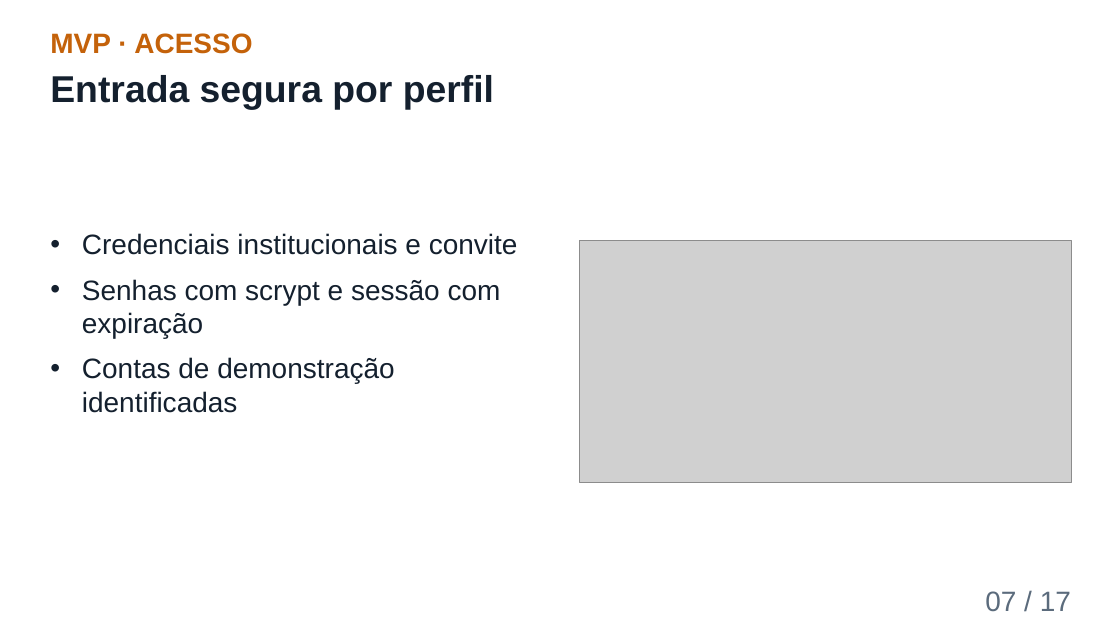
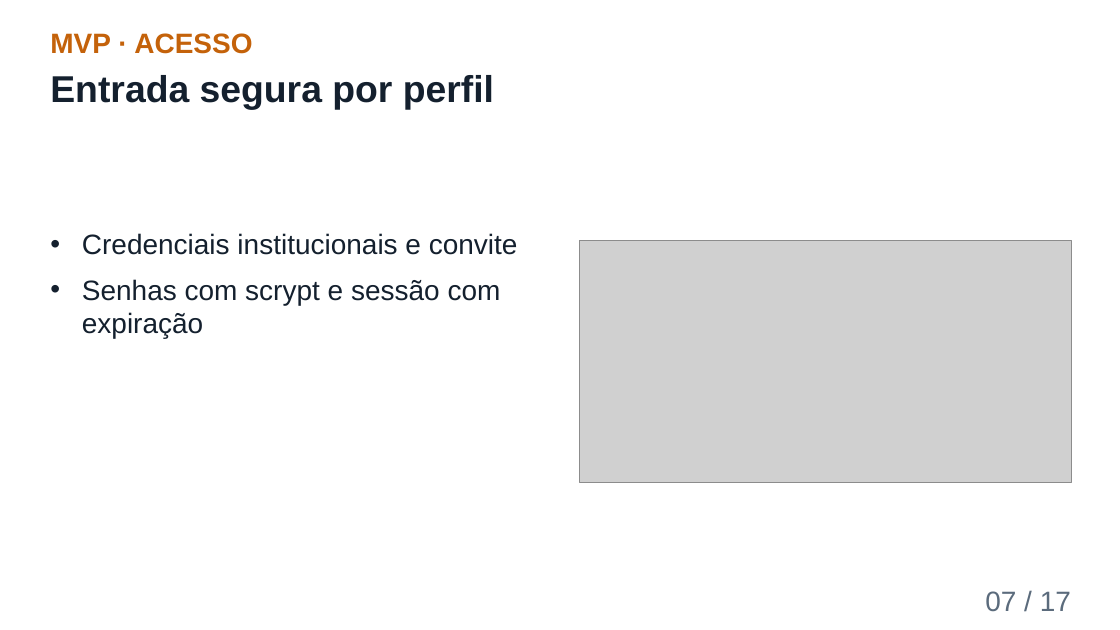
Before and after one commit to richaferreira/Safe_Student, a slide deck: slide 7 of slides/08_Apresentacao_Final_Safe_Student.pptx. Drawn at 1120x630 pixels with LibreOffice and Linux fonts; fonts in the diff are those of the drawing; grey boxes stand for pictures. Boxes give left, top, right and bottom in pixels: in the first picture for what was removed or moved away, otherwise in the second. Text is boxed around its words. In the diff, an @@ line names an element or a change of style, - is before the commit and + after.

```diff
--- a/slides/08_Apresentacao_Final_Safe_Student.pptx
+++ b/slides/08_Apresentacao_Final_Safe_Student.pptx
@@ text at [82, 357, 394, 413]: paragraph removed @@
-• Contas de demonstração identificadas
```
Also in this commit, not shown: 2 other slides changed, 1 other file.
